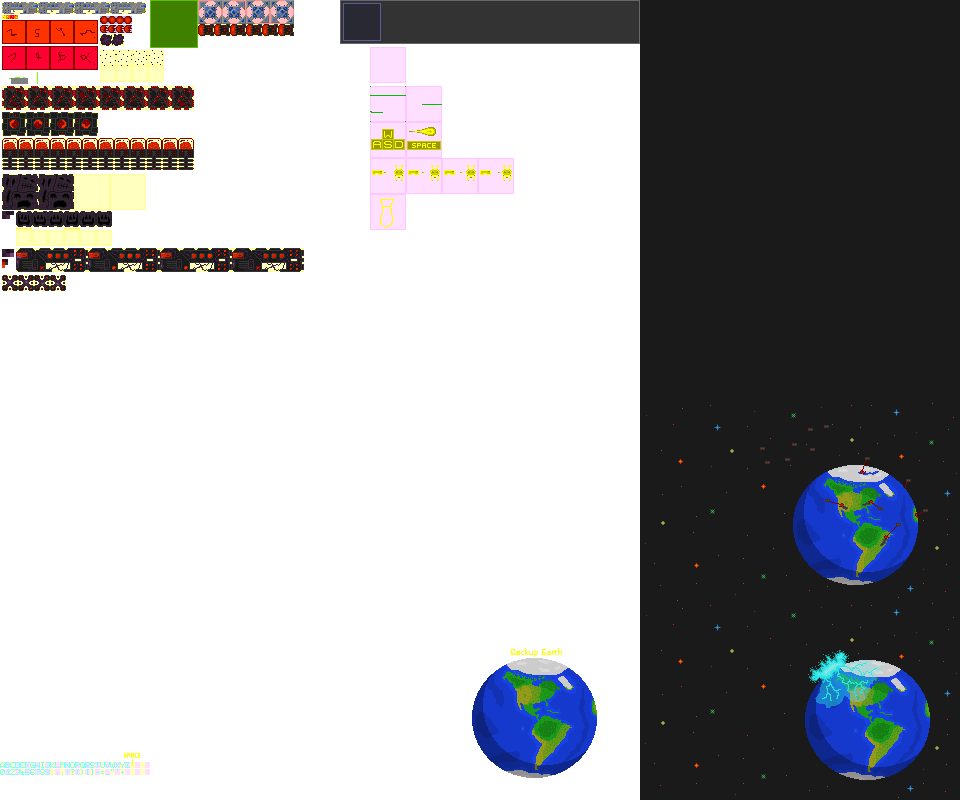
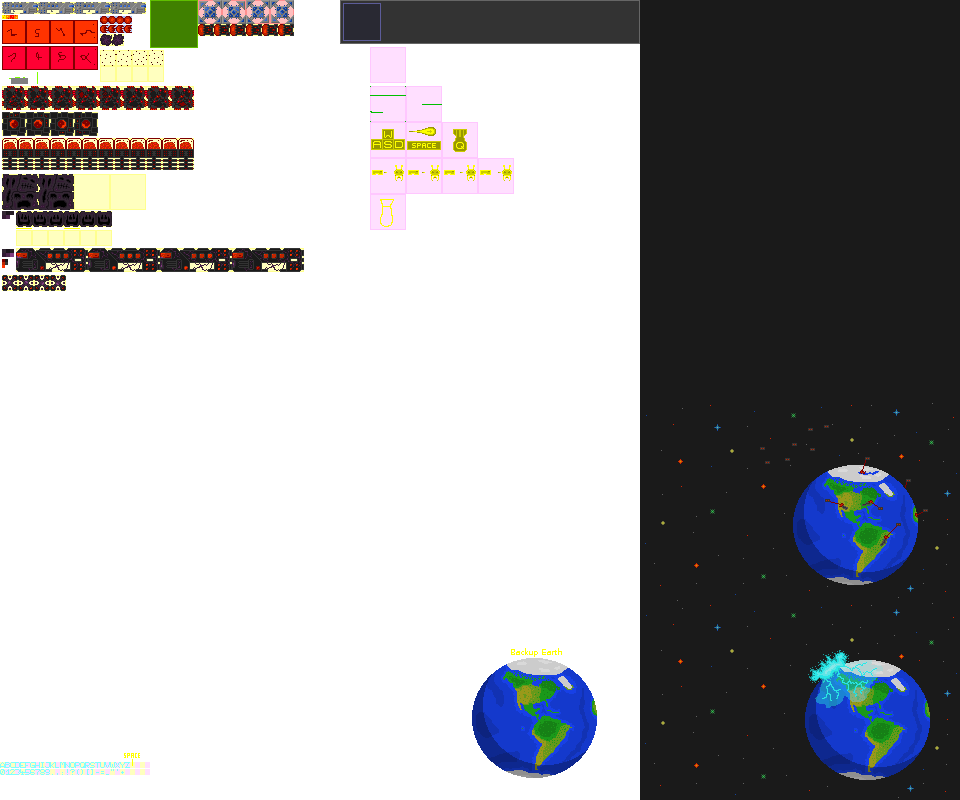
Before/after of a 960x800 layered artwork. What changed in the layer stack:
painted on "sprites" over [453, 129, 467, 152]
painted on "helpers" over [442, 122, 478, 158]
